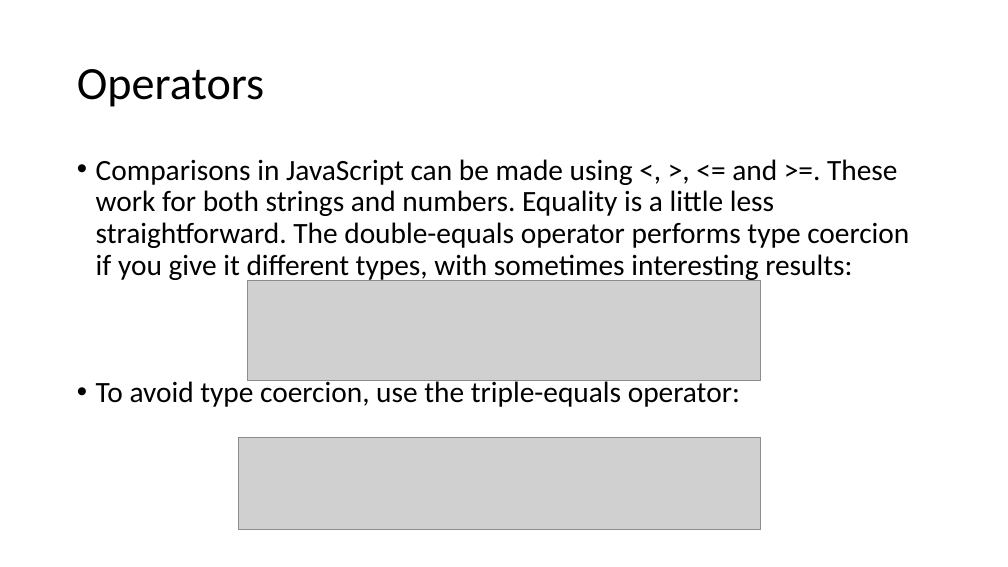
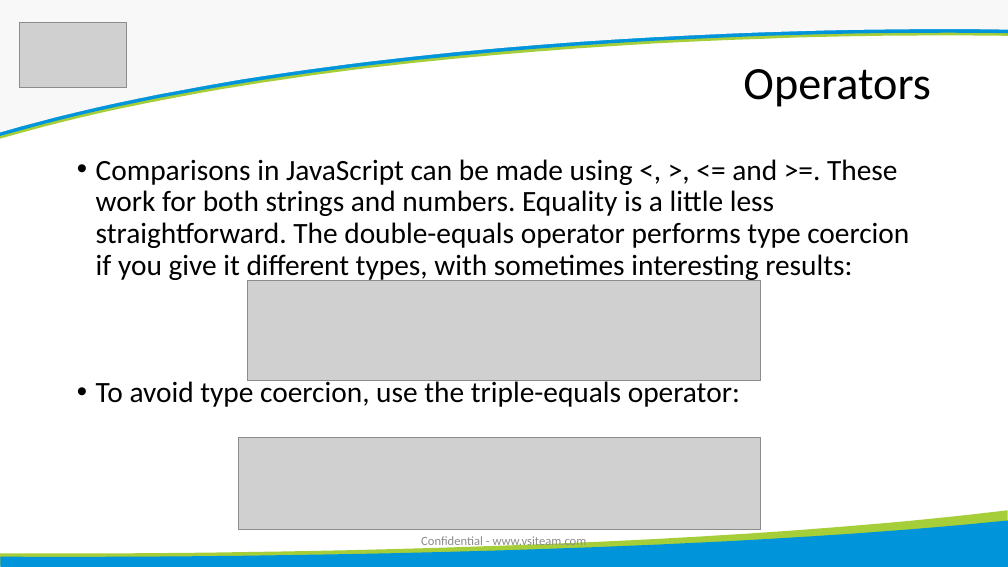
Before and after one commit to jarneygm/JavaScriptBootcamp, a slide deck: slide 15 of content/Introduction to JavaScript.pptx (slide 14 before the commit). Drawn at 1008x567 pixels with LibreOffice and Linux fonts; fonts in the diff are those of the drawing; grey boxes stand for pictures. Boxes give left, top, right and bottom in pixels: in the first picture for what was removed or moved away, otherwise in the second. Text is boxed around its words. In the diff, an @@ line names an element or a change of style, - is before the commit and + after.

```diff
--- a/content/Introduction to JavaScript.pptx
+++ b/content/Introduction to JavaScript.pptx
@@ freeform shape added at [0, 6, 1008, 138], fill #A6CE39 @@
@@ freeform shape added at [0, 4, 1008, 136], fill #0095DA @@
@@ freeform shape added at [0, 0, 1008, 132], fill #F8F8F9 @@
@@ picture added at [20, 22, 127, 87] @@
@@ title "Operators" at [743, 69, 930, 107]: alignment left to right @@
@@ freeform shape added at [0, 510, 1008, 566], fill #A6CE39 @@
@@ freeform shape added at [0, 521, 1008, 567], fill #0095DA @@
@@ text added at [421, 535, 587, 549], 12 pt, text #8C8C8C @@
+Confidential - www.vsiteam.com
```
Also in this commit, not shown: 21 other slides changed, 3 slides added, 2 slides removed.
